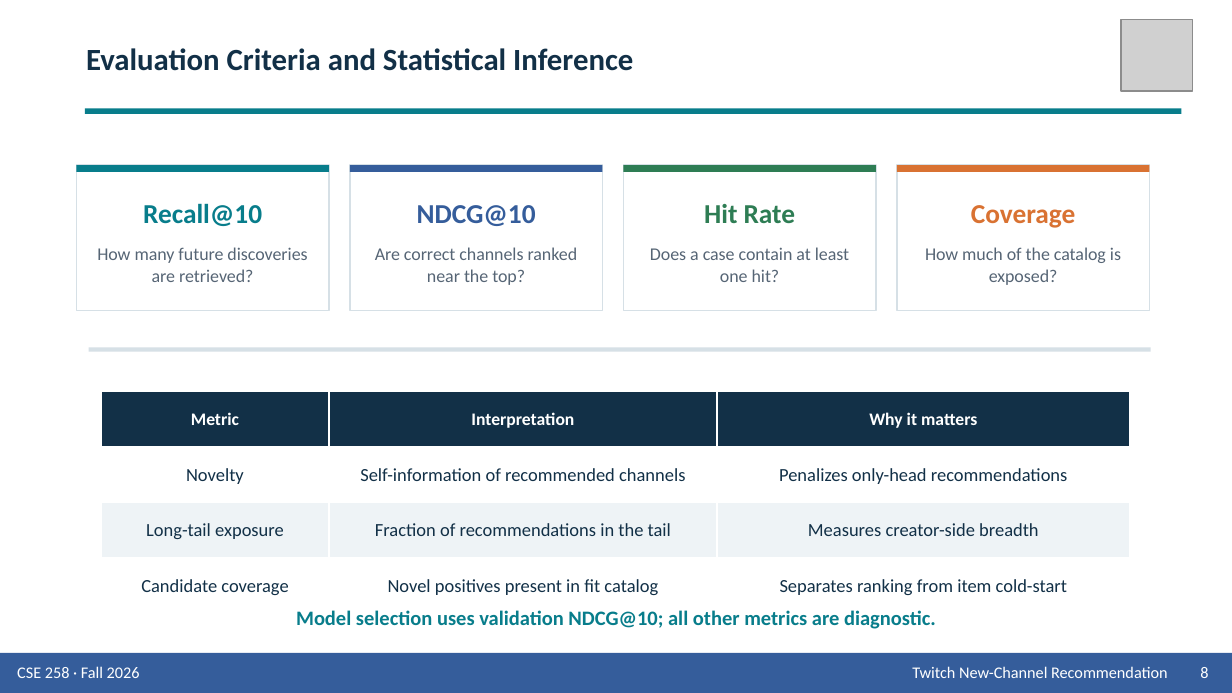
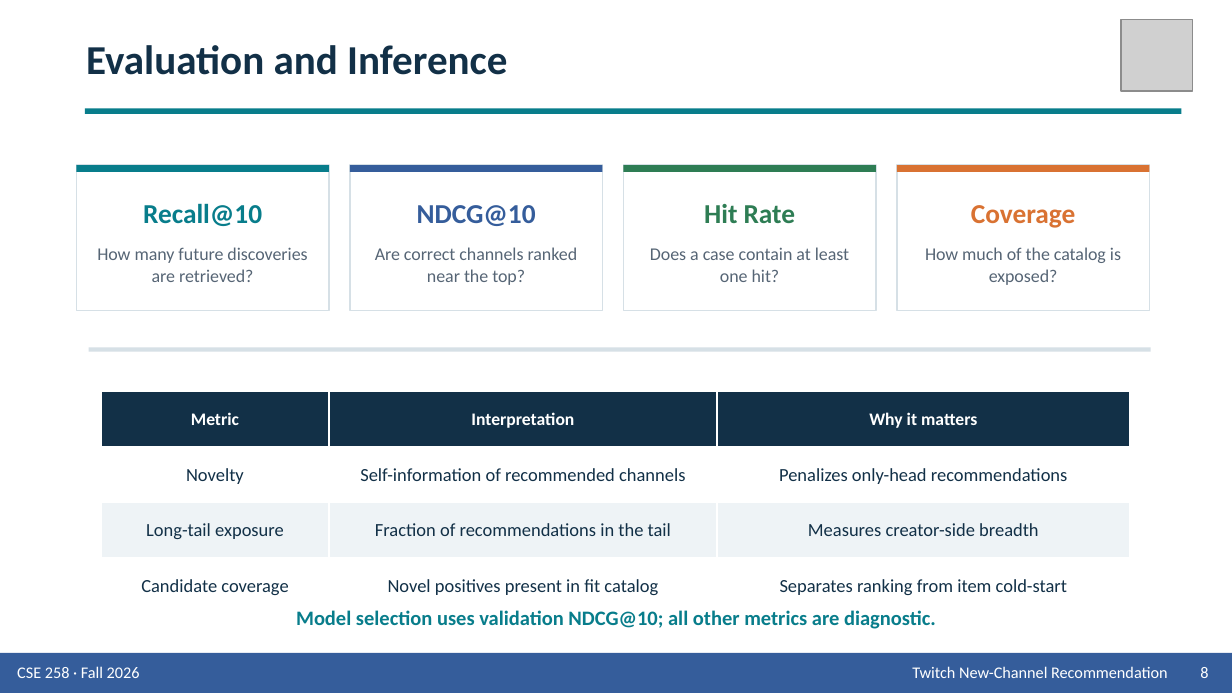
Before and after one commit to Wen-Chieh-Lo/You-know-who-did-God-did-, a slide deck: slide 8 of presentation/Group_9_Presentation_Twitch.pptx. Drawn at 1232x693 pixels with LibreOffice and Linux fonts; fonts in the diff are those of the drawing; grey boxes stand for pictures. Boxes give left, top, right and bottom in pixels: in the first picture for what was removed or moved away, otherwise in the second. Text is boxed around its words. In the diff, an @@ line names an element or a change of style, - is before the commit and + after.

```diff
--- a/presentation/Group_9_Presentation_Twitch.pptx
+++ b/presentation/Group_9_Presentation_Twitch.pptx
@@ text at (86,45,507,75): text changed; size 18 to 24 pt @@
-Evaluation Criteria and Statistical Inference
+Evaluation and Inference
```
Also in this commit, not shown: 13 other slides changed, 1 slide added, 1 slide removed, 2 other files.
